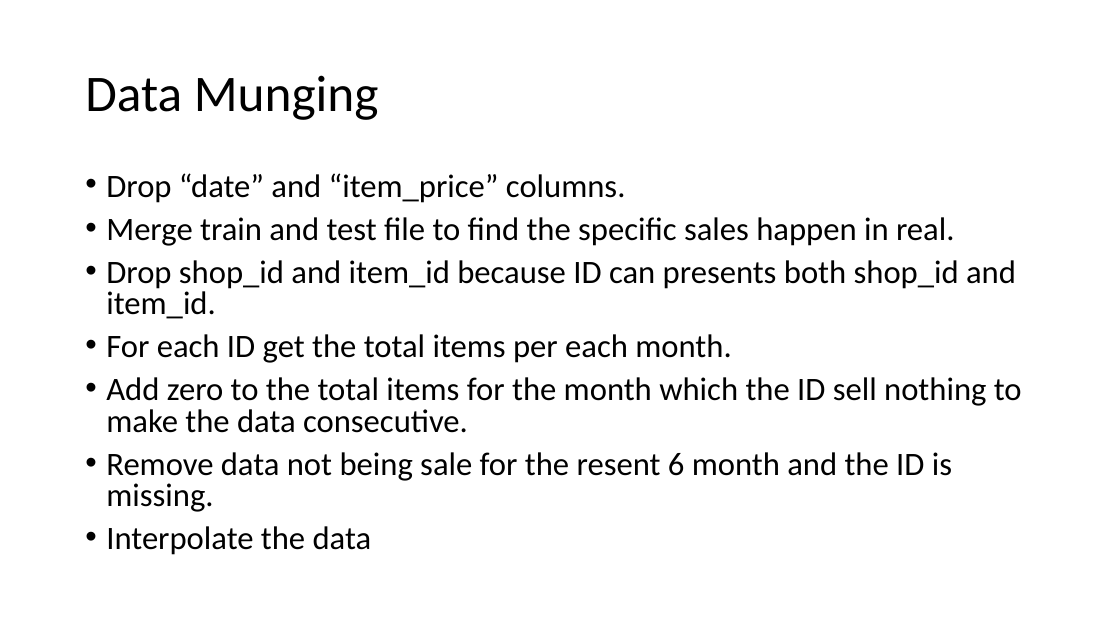
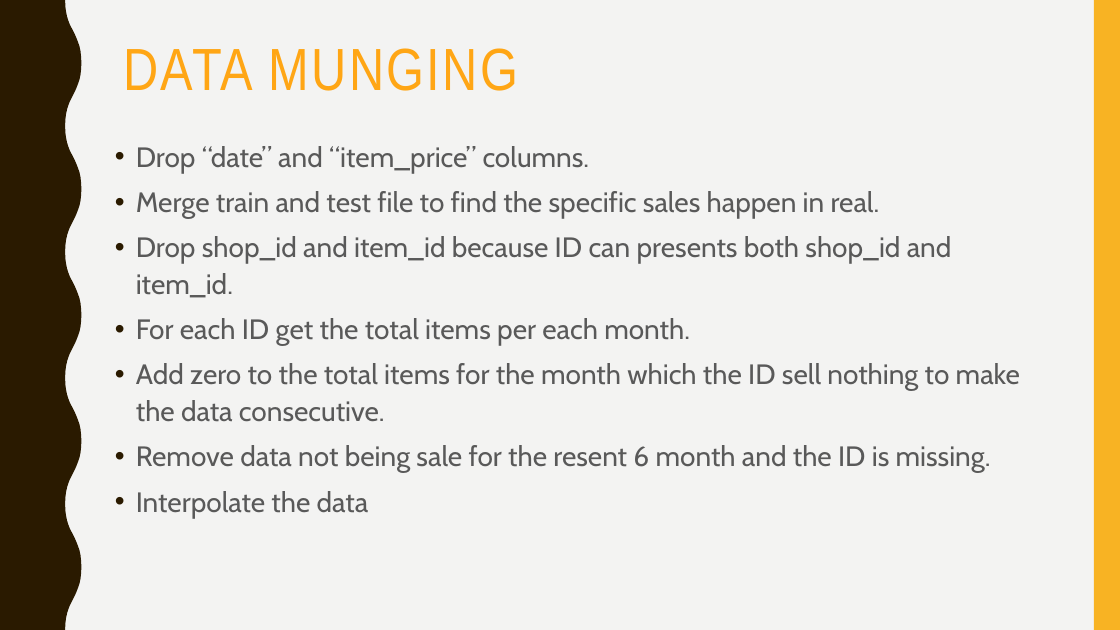
Before and after one commit to zex0023/Sale_Prediction, a slide deck: slide 6 of final_presentation.pptx. Drawn at 1120x630 pixels with LibreOffice and Linux fonts; fonts in the diff are those of the drawing. Boxes give left, top, right and bottom in pixels: in the first picture for what was removed or moved away, otherwise in the second. Text is boxed around its words. In the diff, an @@ line names an element or a change of style, - is before the commit and + after.

```diff
--- a/final_presentation.pptx
+++ b/final_presentation.pptx
@@ background #FFFFFF to #F3F3F2 @@
@@ freeform shape added at (x1=0, y1=0, x2=82, y2=630), fill #2A1A00 @@
@@ rectangle added at (x1=1094, y1=0, x2=1120, y2=630), fill #F8B323 @@
@@ title "DATA MUNGING" at (x1=123, y1=48, x2=519, y2=91): vertical alignment middle to top @@
@@ title at (x1=123, y1=48, x2=519, y2=91): text changed; size 44 to 51 pt; font Calibri to Arial Narrow; text colour #000000 to #FFA615 @@
-Data Munging
+DATA MUNGING
@@ text "Drop “date” and “item_price” columns." moved from (x1=106, y1=173, x2=1022, y2=555) to (x1=136, y1=146, x2=1020, y2=518) @@
@@ text "Drop “date” and “item_price” columns." at (x1=136, y1=146, x2=1020, y2=518): size 28 to 24 pt, font Calibri to Cabin, text colour #000000 to #595959; line spacing 0.8 to 1.1; less space between paragraphs @@
```
Also in this commit, not shown: 5 other slides changed, 9 slides added, 5 slides removed, 3 other files.
